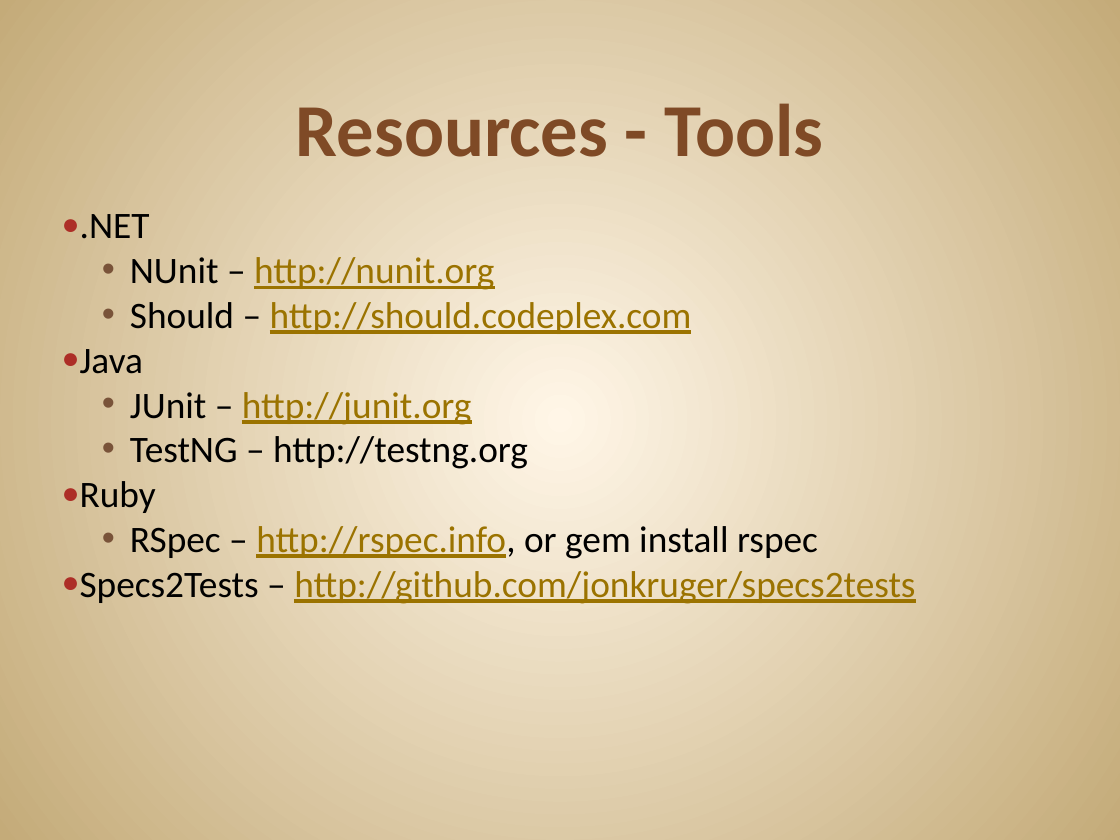
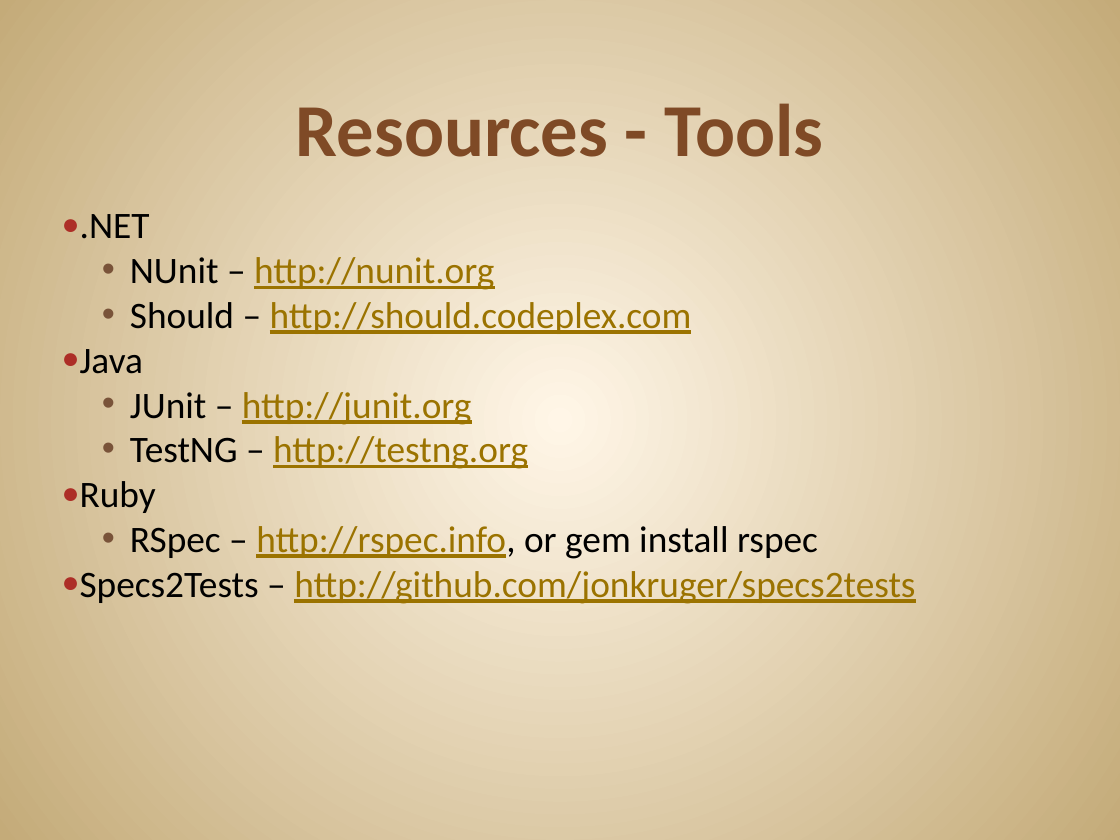
Before and after one commit to JonKruger/TDD-In-Action, a slide deck: slide 32 of TDD In Action.pptx (slide 31 before the commit). Drawn at 1120x840 pixels with LibreOffice and Linux fonts; fonts in the diff are those of the drawing. Boxes give left, top, right and bottom in pixels: in the first picture for what was removed or moved away, otherwise in the second. Text is boxed around its words. In the diff, an @@ line names an element or a change of style, - is before the commit and + after.

```diff
--- a/TDD In Action.pptx
+++ b/TDD In Action.pptx
@@ text at bbox=[130, 436, 528, 469]: text colour #000000 to #9B7300, underline on in "http://testng.org" @@
```
Also in this commit, not shown: 1 other slide changed, 2 slides added, 1 slide removed.
